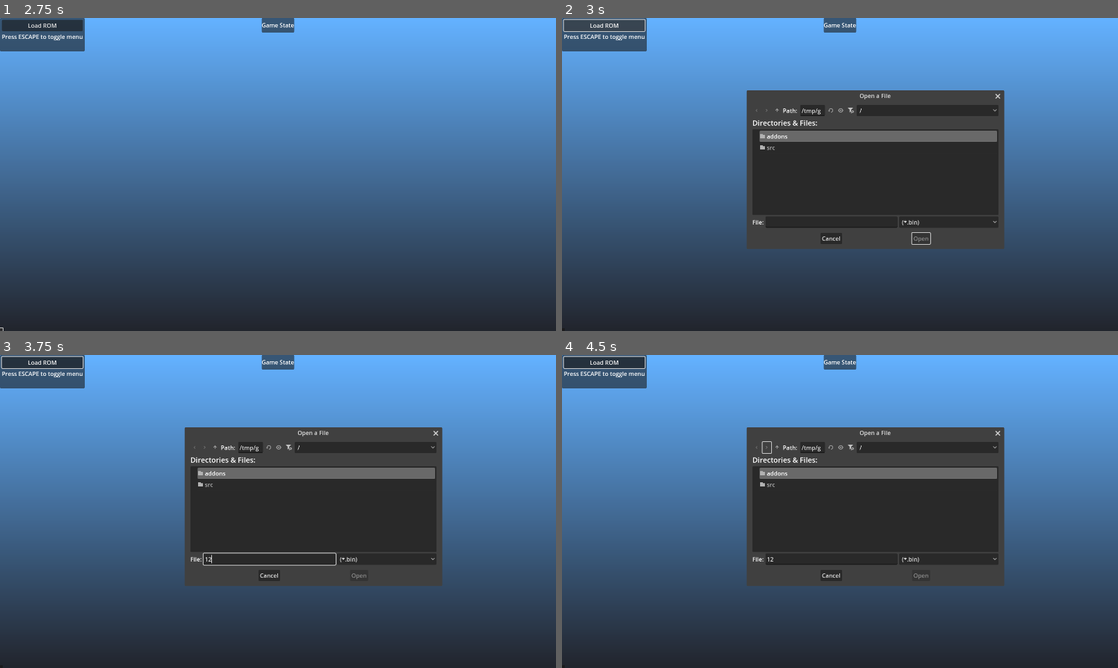
Above: before the commit, frames 1-4 (two rows, left to right).
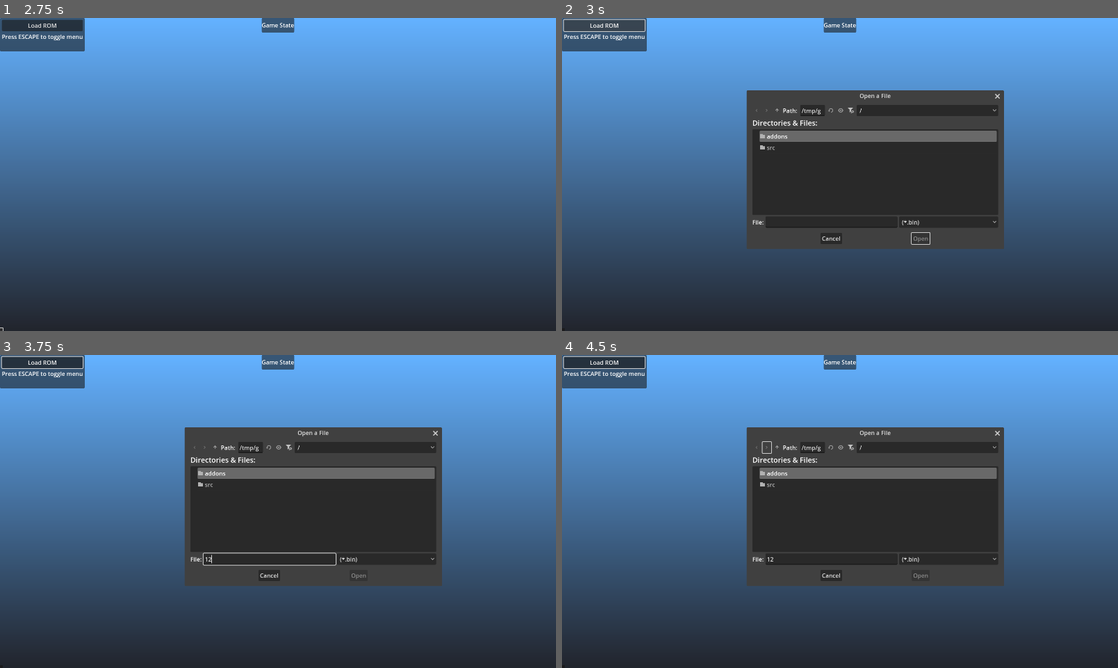
Above: after the commit, the same moments.

Repository: mrgudenheim/TacticsEngineG
Game: Godot game, scene res://src/battle/battle_manager.tscn
Same seed, same stepped clock (60 frames per second), same inputs: the game is played once before the commit and once after it.
Inputs (mouse positions are in pixels of both pictures, inside the frame that each line leads up to):
- Up to frame 1 (2.75 s): click (0, 330) at 0.5 s; click (0, 330) at 1.25 s; click (0, 330) at 2 s
- Up to frame 2 (3 s): click "Load ROM" at 2.75 s
- Up to frame 3 (3.75 s): click (266, 558) at 3.52 s; type "12" at 3.6 s
- Up to frame 4 (4.5 s): click (767, 448) at 4.25 s

Frame 1 is identical in both runs. In frame 2, 0.1% of the frame differs, in the area x 62-80%, y 23-73%; in frame 3, less than 0.1%; in frame 4, less than 0.1%.

Commit message:
load custom actions from json files

Diff:
--- a/src/rom_reader.gd
+++ b/src/rom_reader.gd
@@ -41,6 +41,7 @@
 var items: Array[ItemData] = []
 var status_effects: Array[StatusEffect] = [] # TODO reference scus_data.status_effects
 var job_data: Array[JobData] = [] # TODO reference scus_data.jobs
+var actions: Array[Action] = []
 
 # BATTLE.BIN tables
 var battle_bin_data: BattleBinData = BattleBinData.new()
@@ -142,6 +143,35 @@
 	# var file = FileAccess.open("user://overrides/action2_to_json.json", FileAccess.WRITE)
 	# file.store_line(abilities[2].ability_action.to_json())
 	# file.close()
+
+	for fft_ability: FftAbilityData in abilities:
+		if fft_ability.ability_action != null:
+			actions.append(fft_ability.ability_action)
+
+	for item: ItemData in items:
+		if item.weapon_attack_action != null:
+			actions.append(item.weapon_attack_action)
+
+	var dir_path: String = "res://src/actions/custom_actions/" # Or "user://another_folder" for user data
+	var dir := DirAccess.open(dir_path)
+
+	if dir:
+		dir.list_dir_begin()
+		var file_name: String = dir.get_next()
+		while file_name != "":
+			if not file_name.begins_with("."): # Exclude hidden files
+				push_warning("Found file: " + file_name)
+				if file_name.ends_with(".json"):
+					var file_path: String = dir_path + file_name
+					var file := FileAccess.open(file_path, FileAccess.READ)
+					var file_text = file.get_as_text()
+
+					var new_action: Action = Action.create_from_json(file_text)
+					actions.append(new_action)
+			file_name = dir.get_next()
+		dir.list_dir_end()
+	else:
+		push_warning("Could not open directory: " + dir_path)
 
 	is_ready = true
 	rom_loaded.emit()
